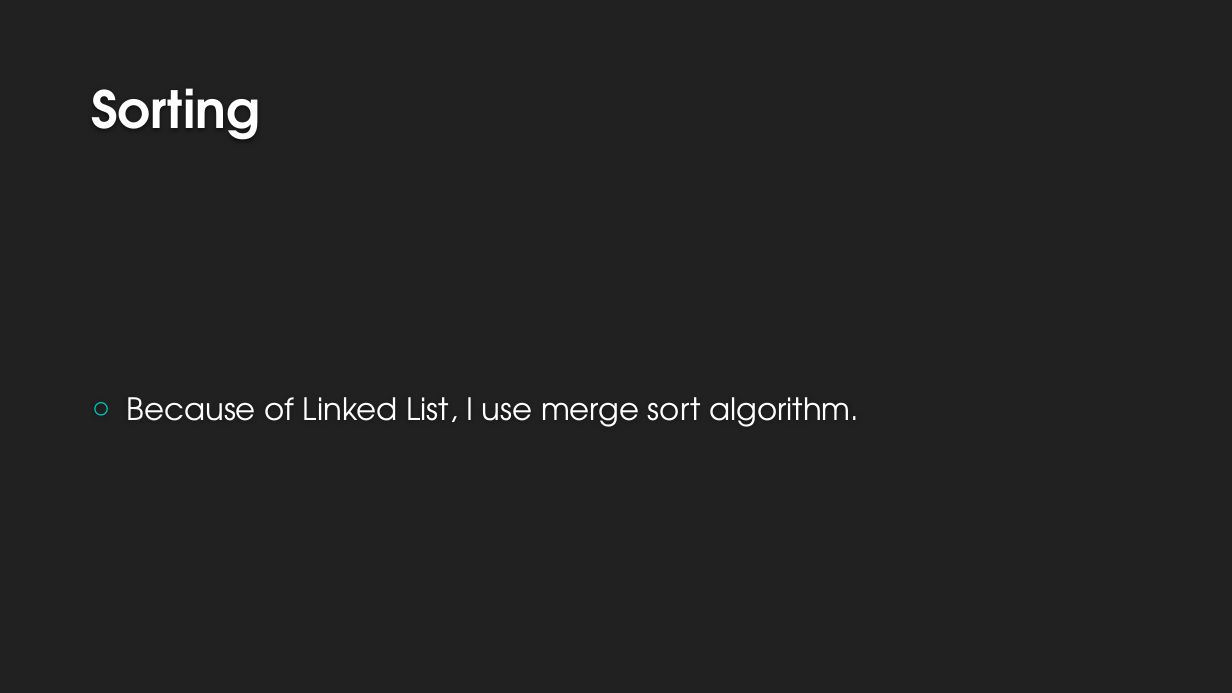
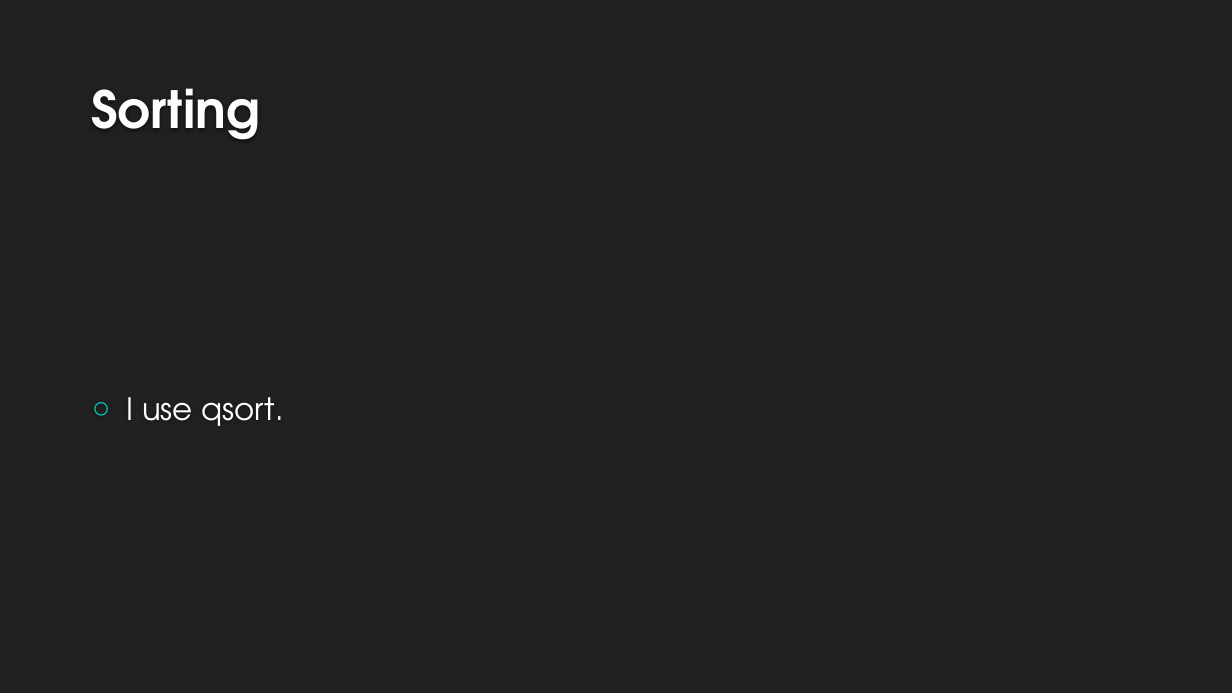
Before and after one commit to makerdark98/swprogramming, a slide deck: slide 9 of SW presentation.pptx (slide 8 before the commit). Drawn at 1232x693 pixels with LibreOffice and Linux fonts; fonts in the diff are those of the drawing; background and template pictures are left out. Boxes give left, top, right and bottom in pixels: in the first picture for what was removed or moved away, otherwise in the second. Text is boxed around its words. In the diff, an @@ line names an element or a change of style, - is before the commit and + after.

```diff
--- a/SW presentation.pptx
+++ b/SW presentation.pptx
@@ text at (127, 397, 283, 426): text changed @@
-○ Because of Linked List, I use merge sort algorithm.
+○ I use qsort.
```
Also in this commit, not shown: 1 other slide changed, 8 slides added, 7 other files.
